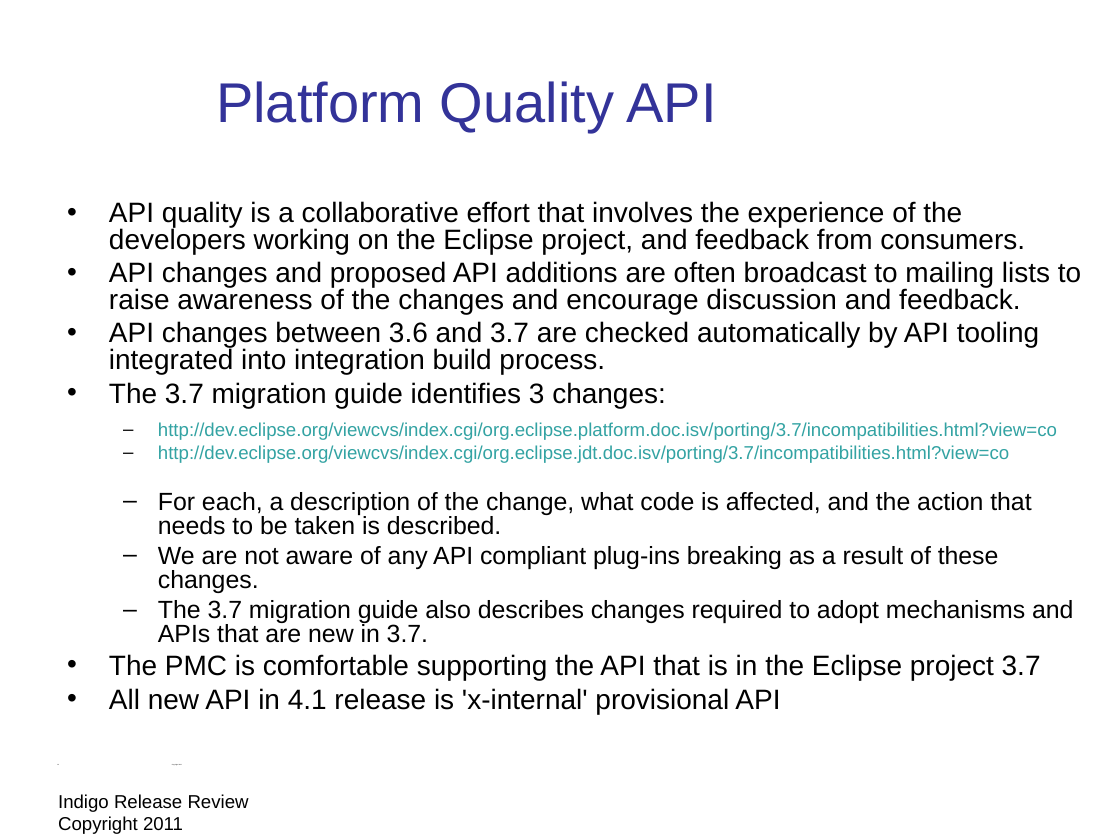
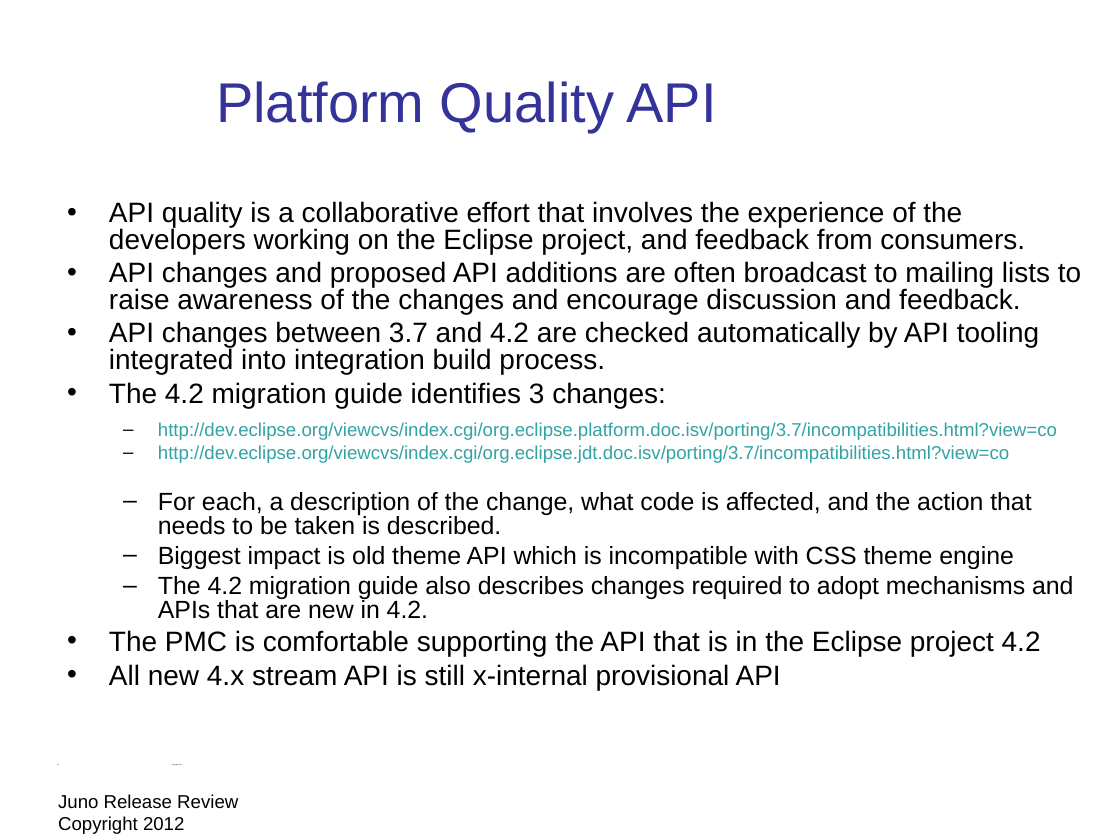
Before and after one commit to eclipse-platform/www.eclipse.org-eclipse-news, a slide deck: slide 13 of presentation/Juno-release-review/eclipse-juno-release-review.odp. Drawn at 1120x840 pixels with LibreOffice and Linux fonts; fonts in the diff are those of the drawing; background and template pictures are left out. Boxes give left, top, right and bottom in pixels: in the first picture for what was removed or moved away, otherwise in the second. Text is boxed around its words. In the diff, an @@ line names an element or a change of style, - is before the commit and + after.

Commit message:
juno release review material work in progress

```diff
--- a/presentation/Juno-release-review/eclipse-juno-release-review.odp
+++ b/presentation/Juno-release-review/eclipse-juno-release-review.odp
@@ text at (x1=109, y1=321, x2=1039, y2=408): text changed @@
-• API changes between 3.6 and 3.7 are checked automatically by API tooling integrated into integration build process.
-• The 3.7 migration guide identifies 3 changes:
+• API changes between 3.7 and 4.2 are checked automatically by API tooling integrated into integration build process.
+• The 4.2 migration guide identifies 3 changes:
@@ text at (x1=109, y1=546, x2=1073, y2=690): text changed @@
-  – We are not aware of any API compliant plug-ins breaking as a result of these changes.
-  – The 3.7 migration guide also describes changes required to adopt mechanisms and APIs that are new in 3.7.
-• The PMC is comfortable supporting the API that is in the Eclipse project 3.7
-• All new API in 4.1 release is 'x-internal' provisional API
+  – Biggest impact is old theme API which is incompatible with CSS theme engine
+  – The 4.2 migration guide also describes changes required to adopt mechanisms and APIs that are new in 4.2.
+• The PMC is comfortable supporting the API that is in the Eclipse project 4.2
+• All new 4.x stream API is still x-internal provisional API
@@ text at (x1=58, y1=794, x2=238, y2=834): text changed @@
-Indigo Release Review Copyright 2011
+Juno Release Review Copyright 2012
```
Also in this commit, not shown: 23 other slides changed, 4 slides added, 4 slides removed, 4 other files.
